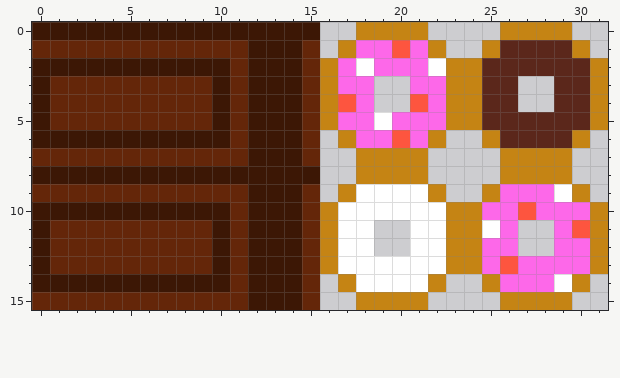
Pixel-art sprite, stored at Assets/Sprites/Tiles/Food/FoodThemeTiles.png. The first picture shows the starting point.
The file is 32x16 pixels.
The result:
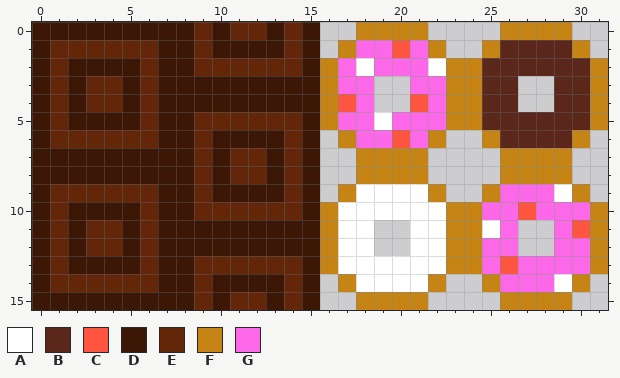
Palette (. is transparent): A #ffffff  B #5b271b  C #fd553f  D #3c1705  E #642609  F #c58414  G #fd68e9
Message: replaced food floor time
Changes in this commit:
{"y":0,"x":9,"old":"D","new":"E"}
{"y":0,"x":11,"old":"DD","new":"EE"}
{"y":0,"x":14,"old":"D","new":"E"}
{"y":1,"x":0,"old":"E","new":"D"}
{"y":1,"x":7,"old":"EE","new":"DD"}
{"y":1,"x":10,"old":"EE","new":"DD"}
{"y":1,"x":14,"old":"DE","new":"ED"}
{"y":2,"x":1,"old":"D","new":"E"}
{"y":2,"x":6,"old":"D","new":"E"}
{"y":2,"x":9,"old":"DD","new":"EE"}
{"y":2,"x":12,"old":"DDDE","new":"EEED"}
{"y":3,"x":2,"old":"E","new":"D"}
{"y":3,"x":5,"old":"E","new":"D"}
{"y":3,"x":7,"old":"EEE","new":"DDD"}
{"y":3,"x":11,"old":"E","new":"D"}
{"y":3,"x":15,"old":"E","new":"D"}
{"y":4,"x":2,"old":"E","new":"D"}
{"y":4,"x":5,"old":"E","new":"D"}
{"y":4,"x":7,"old":"EEE","new":"DDD"}
{"y":4,"x":11,"old":"E","new":"D"}
{"y":4,"x":15,"old":"E","new":"D"}
{"y":5,"x":2,"old":"EEEE","new":"DDDD"}
{"y":5,"x":7,"old":"EE","new":"DD"}
{"y":5,"x":10,"old":"D","new":"E"}
{"y":5,"x":12,"old":"DDDE","new":"EEED"}
{"y":6,"x":1,"old":"DDDDDD","new":"EEEEEE"}
{"y":6,"x":9,"old":"D","new":"E"}
{"y":6,"x":11,"old":"E","new":"D"}
{"y":6,"x":14,"old":"DE","new":"ED"}
{"y":7,"x":0,"old":"EEEEEEEEE","new":"DDDDDDDDD"}
{"y":7,"x":10,"old":"E","new":"D"}
{"y":7,"x":12,"old":"D","new":"E"}
{"y":7,"x":14,"old":"DE","new":"ED"}
{"y":8,"x":9,"old":"D","new":"E"}
{"y":8,"x":11,"old":"DD","new":"EE"}
{"y":8,"x":14,"old":"D","new":"E"}
{"y":9,"x":0,"old":"E","new":"D"}
{"y":9,"x":7,"old":"EE","new":"DD"}
{"y":9,"x":10,"old":"EE","new":"DD"}
{"y":9,"x":14,"old":"DE","new":"ED"}
{"y":10,"x":1,"old":"D","new":"E"}
{"y":10,"x":6,"old":"D","new":"E"}
{"y":10,"x":9,"old":"DD","new":"EE"}
{"y":10,"x":12,"old":"DDDE","new":"EEED"}
{"y":11,"x":2,"old":"E","new":"D"}
{"y":11,"x":5,"old":"E","new":"D"}
{"y":11,"x":7,"old":"EEE","new":"DDD"}
{"y":11,"x":11,"old":"E","new":"D"}
{"y":11,"x":15,"old":"E","new":"D"}
{"y":12,"x":2,"old":"E","new":"D"}
{"y":12,"x":5,"old":"E","new":"D"}
{"y":12,"x":7,"old":"EEE","new":"DDD"}
{"y":12,"x":11,"old":"E","new":"D"}
{"y":12,"x":15,"old":"E","new":"D"}
{"y":13,"x":2,"old":"EEEE","new":"DDDD"}
{"y":13,"x":7,"old":"EE","new":"DD"}
{"y":13,"x":10,"old":"D","new":"E"}
{"y":13,"x":12,"old":"DDDE","new":"EEED"}
{"y":14,"x":1,"old":"DDDDDD","new":"EEEEEE"}
{"y":14,"x":9,"old":"D","new":"E"}
{"y":14,"x":11,"old":"E","new":"D"}
{"y":14,"x":14,"old":"DE","new":"ED"}
{"y":15,"x":0,"old":"EEEEEEEEE","new":"DDDDDDDDD"}
{"y":15,"x":10,"old":"E","new":"D"}
{"y":15,"x":12,"old":"D","new":"E"}
{"y":15,"x":14,"old":"DE","new":"ED"}
{"label":"changed","picture_box":[32,22,320,310]}
